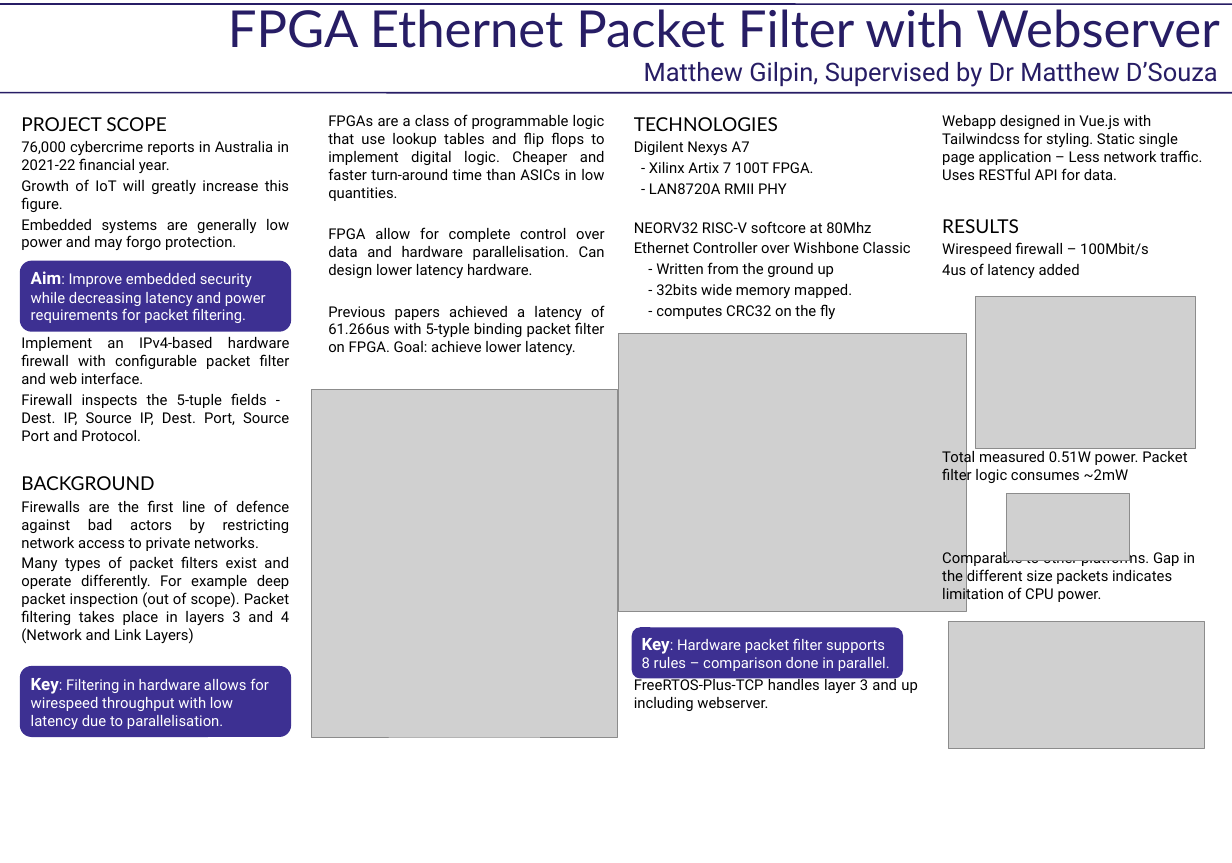
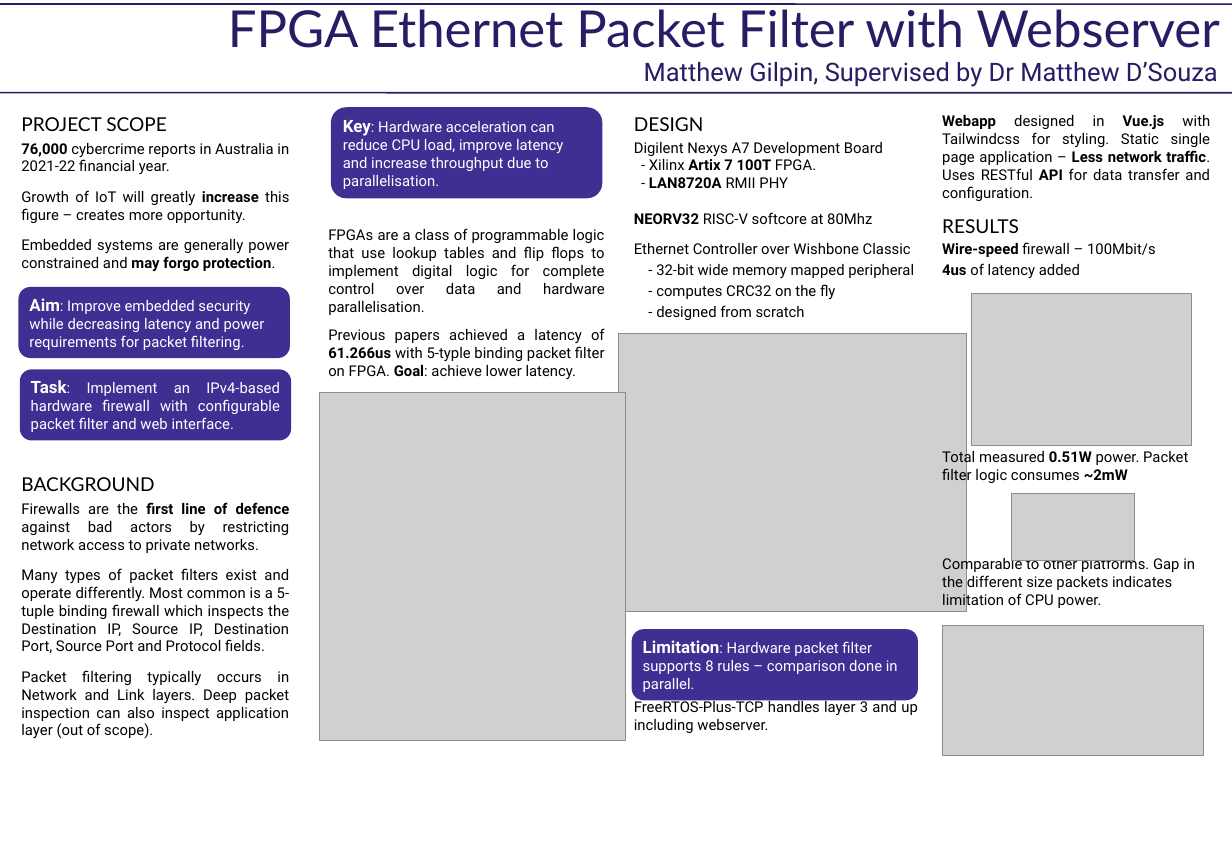
Before and after one commit to matty0005/thesis, a slide deck: slide 1 of poster/poster_matthew_gilpin.pptx. Drawn at 1232x863 pixels with LibreOffice and Linux fonts; fonts in the diff are those of the drawing; grey boxes stand for pictures; background and template pictures are left out. Boxes give left, top, right and bottom in pixels: in the first picture for what was removed or moved away, otherwise in the second. Text is boxed around its words. In the diff, an @@ line names an element or a change of style, - is before the commit and + after.

Commit message:
Updates to poster

```diff
--- a/poster/poster_matthew_gilpin.pptx
+++ b/poster/poster_matthew_gilpin.pptx
@@ text at (21,117,290,553): bold on in "76,000", "first line of defence"; more space between paragraphs @@
@@ rounded rectangle "Key: Hardware acceleration can reduce ...": place and size @@
-rounded rectangle "Key: Hardware acceleration can reduce ..." at (20,666,292,737)
+rounded rectangle "Key: Hardware acceleration can reduce ..." at (331,107,603,198)
@@ text at (634,117,883,156): text changed @@
-TECHNOLOGIES
-Digilent Nexys A7
+DESIGN
+Digilent Nexys A7 Development Board
@@ text at (942,115,1210,201): text changed @@
-Webapp designed in Vue.js with Tailwindcss for styling. Static single page application – Less network traffic. Uses RESTful API for data.
+Webapp designed in Vue.js with Tailwindcss for styling. Static single page application – Less network traffic. Uses RESTful API for data transfer and configuration.
@@ text in rounded rectangle at (343,120,563,189): text changed @@
-Key: Filtering in hardware allows for wirespeed throughput with low latency due to parallelisation.
+Key: Hardware acceleration can reduce CPU load, improve latency and increase throughput due to parallelisation.
@@ text at (634,159,911,254): bold on in "Artix 7 100T", "LAN8720A", "NEORV32"; less space between paragraphs; alignment justified to left; more space between paragraphs @@
@@ text at (21,190,289,271): text changed @@
-Growth of IoT will greatly increase this figure.
-Embedded systems are generally low power and may forgo protection.
-Implement an IPv4-based hardware firewall with configurable packet filter and web interface.
-Firewall inspects the 5-tuple fields - Dest. IP, Source IP, Dest. Port, Source Port and Protocol.
+Growth of IoT will greatly increase this figure – creates more opportunity.
+Embedded systems are generally power constrained and may forgo protection.
@@ text at (328,228,605,315): text changed @@
-FPGAs are a class of programmable logic that use lookup tables and flip flops to implement digital logic. Cheaper and faster turn-around time than ASICs in low quantities.
-FPGA allow for complete control over data and hardware parallelisation. Can design lower latency hardware.
+FPGAs are a class of programmable logic that use lookup tables and flip flops to implement digital logic for complete control over data and hardware parallelisation.
@@ text at (942,219,1188,485): bold on in "4us", "0.51W ~2mW"; more space between paragraphs @@
@@ text at (656,264,914,278): text changed @@
-- Written from the ground up
-- 32bits wide memory mapped.
+- 32-bit wide memory mapped peripheral
@@ text at (942,242,1156,257): text changed @@
-Wirespeed firewall – 100Mbit/s
+Wire-speed firewall – 100Mbit/s
@@ rounded rectangle "Aim: Improve embedded security while ...": place and size @@
-rounded rectangle "Aim: Improve embedded security while ..." at (20,260,292,331)
+rounded rectangle "Aim: Improve embedded security while ..." at (18,287,290,358)
@@ picture: place and size @@
-picture at (976,296,1195,448)
+picture at (971,293,1191,445)
@@ text at (328,328,605,379): bold on in "61.266us Goal:"; more space between paragraphs @@
@@ text at (656,305,805,320): paragraph added @@
+- designed from scratch
@@ rounded rectangle added at (20,369,292,440), fill #3D3092, 14 pt, text #FFFFFF @@
+Task: Implement an IPv4-based hardware firewall with configurable packet filter and web interface.
@@ picture: place and size @@
-picture at (311,389,618,737)
+picture at (320,392,626,740)
@@ picture: place and size @@
-picture at (1006,493,1130,560)
+picture at (1011,493,1135,560)
@@ text at (21,568,289,738): text changed @@
-Many types of packet filters exist and operate differently. For example deep packet inspection (out of scope). Packet filtering takes place in layers 3 and 4 (Network and Link Layers)
+Many types of packet filters exist and operate differently. Most common is a 5-tuple binding firewall which inspects the Destination IP, Source IP, Destination Port, Source Port and Protocol fields.
+Packet filtering typically occurs in Network and Link layers. Deep packet inspection can also inspect application layer (out of scope).
@@ rounded rectangle "Limitation: Hardware packet filter supports ...": place and size @@
-rounded rectangle "Limitation: Hardware packet filter supports ..." at (632,627,904,678)
+rounded rectangle "Limitation: Hardware packet filter supports ..." at (632,629,918,700)
@@ picture: place and size @@
-picture at (948,621,1204,748)
+picture at (943,624,1203,754)
@@ text in rounded rectangle at (643,640,898,692): text changed @@
-Key: Hardware packet filter supports 8 rules – comparison done in parallel.
+Limitation: Hardware packet filter supports 8 rules – comparison done in parallel.
```
